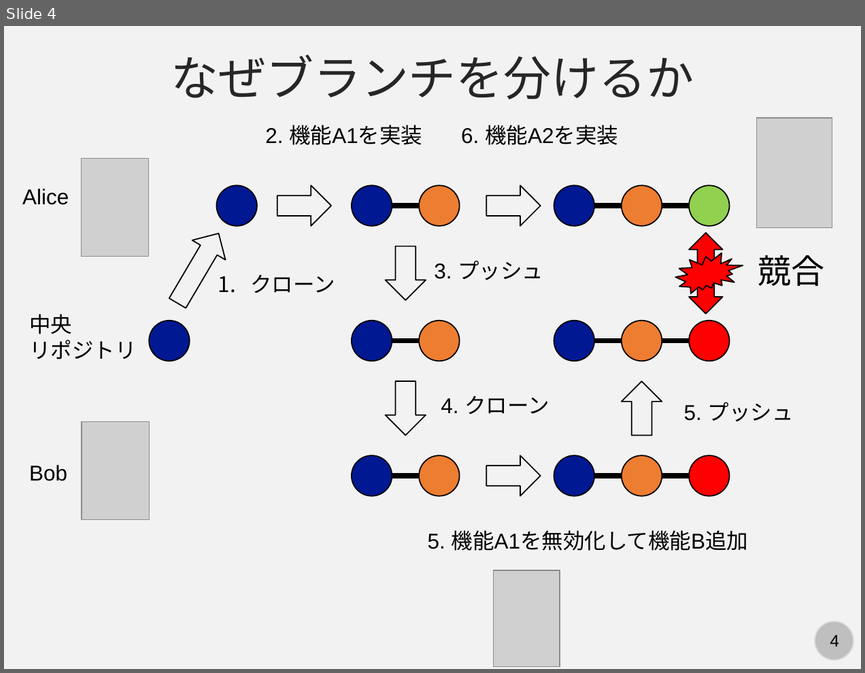
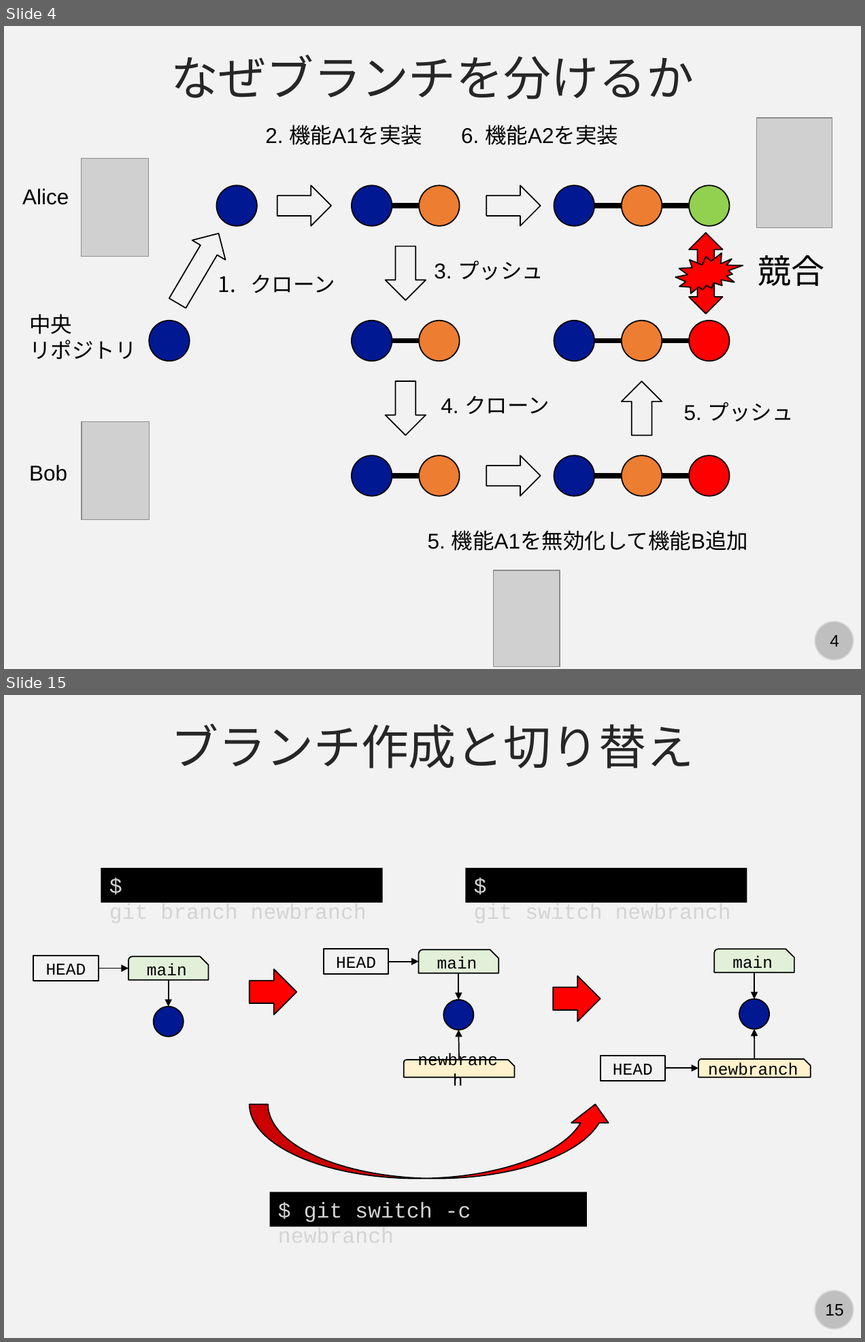
Before and after one commit to kaityo256/github, a slide deck: branch/fig/slide.pptx. Shown one above the other, each under a label of ours: slide 4 before the commit, slides 4 and 15 after it; the slides between them are not shown. The pictures are 865x673 and 865x1342 pixels, drawn with LibreOffice and Linux fonts; fonts in the diff are those of the drawing; grey boxes stand for pictures. Boxes give left, top, right and bottom in pixels: in the first picture for what was removed or moved away, otherwise in the second. Text is boxed around its words. In the diff, an @@ line names an element or a change of style, - is before the commit and + after.

```diff
--- a/branch/fig/slide.pptx
+++ b/branch/fig/slide.pptx
@@ slide 15 added at [4,695,861,1338], background #F2F2F2; not listed: 2 template elements that a slide beside it also shows @@
@@ text added at [171,724,694,768], 40 pt, text #262626 @@
+ブランチ作成と切り替え
@@ rectangle added at [101,868,383,902], fill #000000, 18 pt, text #D4D4D4 @@
+$ git branch newbranch
@@ rectangle added at [465,868,747,902], fill #000000, 18 pt, text #D4D4D4 @@
+$ git switch newbranch
@@ rectangle added at [324,949,389,974], outline #000000 1 pt, 14 pt, text #000000 @@
+HEAD
@@ snip round rect added at [419,949,498,972], fill #E2F0D9, outline #000000 1 pt, 14 pt, text #000000 @@
+main
@@ snip round rect added at [715,949,794,972], fill #E2F0D9, outline #000000 1 pt, 14 pt, text #000000 @@
+main
@@ group added at [33,955,208,1036]: 2 arrows, 1 ellipse, 1 snip round rect, 1 rectangle @@
+main
+HEAD
@@ right arrow added at [249,969,296,1015], fill #FF0000, outline #000000 1 pt @@
@@ arrow added from (389, 962) to (419, 962), #000000 1 pt @@
@@ arrow added from (458, 974) to (458, 999), #000000 1 pt @@
@@ right arrow added at [553,976,600,1021], fill #FF0000, outline #000000 1 pt @@
@@ arrow added from (753, 972) to (753, 999), #000000 1 pt @@
@@ ellipse added at [443,999,473,1029], fill #011893, outline #000000 1 pt @@
@@ ellipse added at [739,999,769,1029], fill #011893, outline #000000 1 pt @@
@@ arrow added from (459, 1059) to (458, 1029), #000000 1 pt @@
@@ arrow added from (755, 1059) to (753, 1029), #000000 1 pt @@
@@ snip round rect added at [403,1059,514,1076], fill #FFF2CC, outline #000000 1 pt, 14 pt, text #000000 @@
+newbranch
@@ rectangle added at [600,1055,666,1081], outline #000000 1 pt, 14 pt, text #000000 @@
+HEAD
@@ snip round rect added at [698,1059,810,1077], fill #FFF2CC, outline #000000 1 pt, 14 pt, text #000000 @@
+newbranch
@@ arrow added from (666, 1068) to (698, 1068), #000000 1 pt @@
@@ curved up arrow added at [249,1104,613,1178], fill #FF0000, outline #000000 1 pt @@
@@ rectangle added at [270,1192,587,1226], fill #000000, 18 pt, text #D4D4D4 @@
+$ git switch -c newbranch
```
Also in this commit, not shown: 2 slides changed, 13 other slides added, 1 other file.
